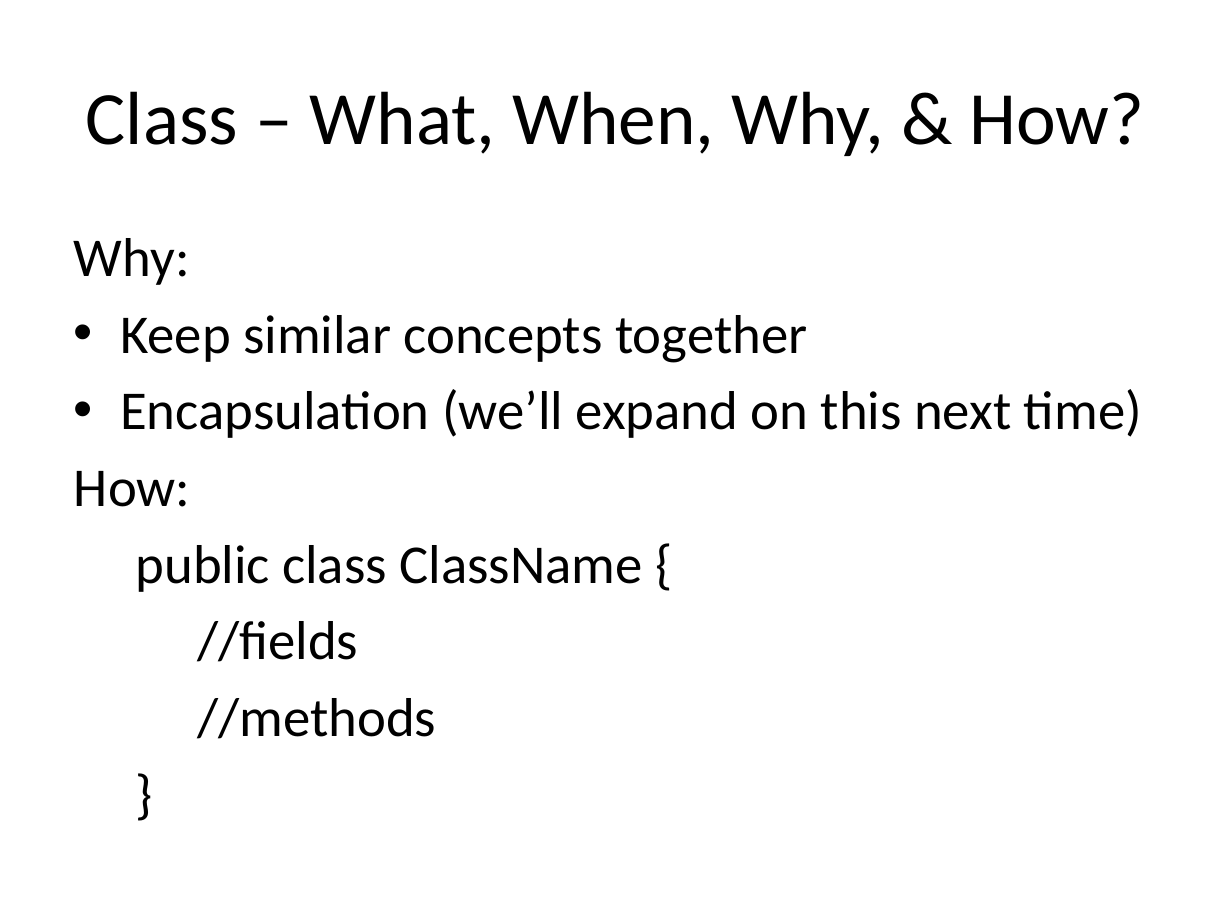
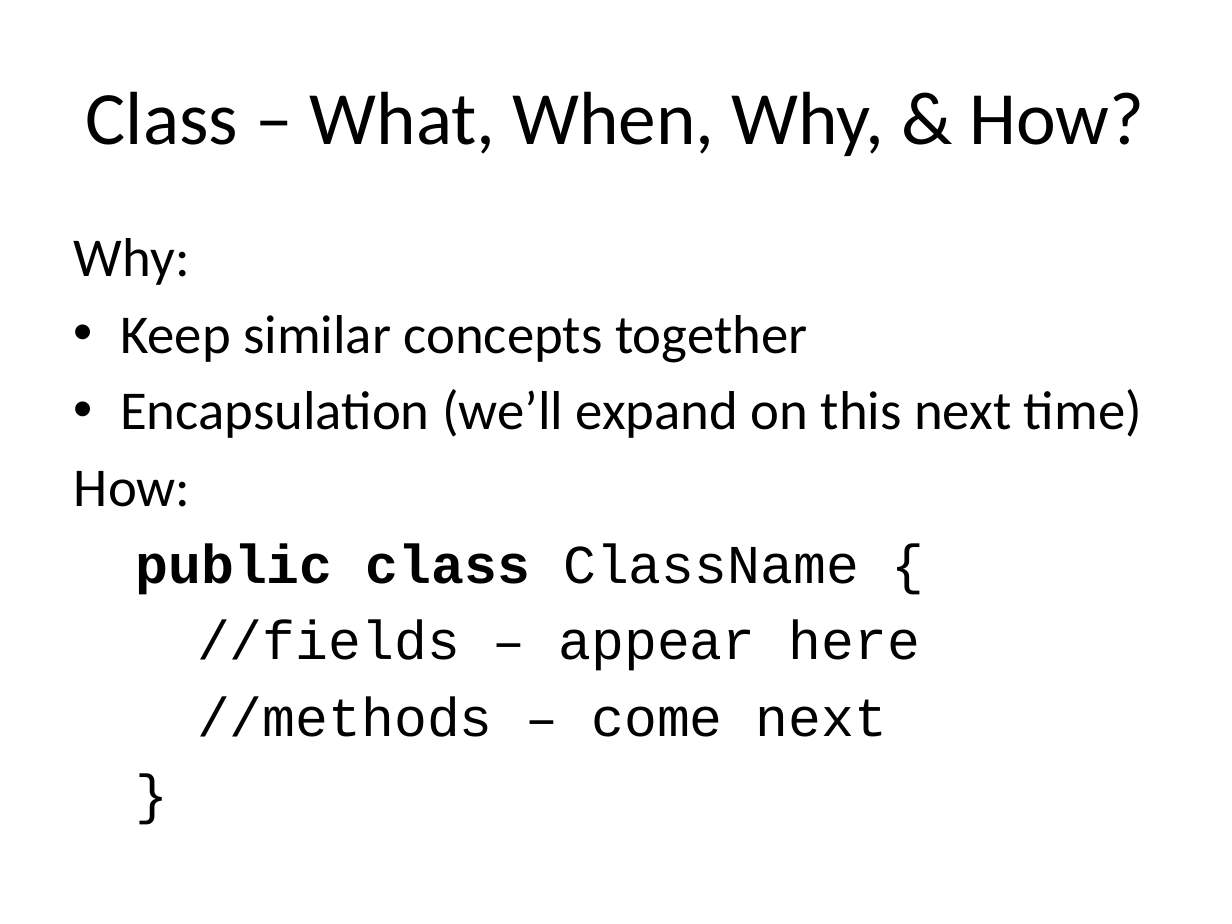
Before and after one commit to RHIT-CSSE/csse220, a slide deck: slide 21 of ClassMaterials/ObjectIntroAndMisc/Slides/ObjectIntroAndMisc.pptx (slide 17 before the commit). Drawn at 1232x924 pixels with LibreOffice and Linux fonts; fonts in the diff are those of the drawing. Boxes give left, top, right and bottom in pixels: in the first picture for what was removed or moved away, otherwise in the second. Text is boxed around its words. In the diff, an @@ line names an element or a change of style, - is before the commit and + after.

```diff
--- a/ClassMaterials/ObjectIntroAndMisc/Slides/ObjectIntroAndMisc.pptx
+++ b/ClassMaterials/ObjectIntroAndMisc/Slides/ObjectIntroAndMisc.pptx
@@ text at (x1=136, y1=544, x2=859, y2=595): font Calibri to Courier New in "public class ClassName {", "}"; bold on in "public class" @@
@@ text at (x1=197, y1=620, x2=920, y2=737): text changed; font Calibri to Courier New @@
-//fields
-//methods
+//fields – appear here
+//methods – come next
```
Also in this commit, not shown: 8 other slides changed, 5 slides added.
